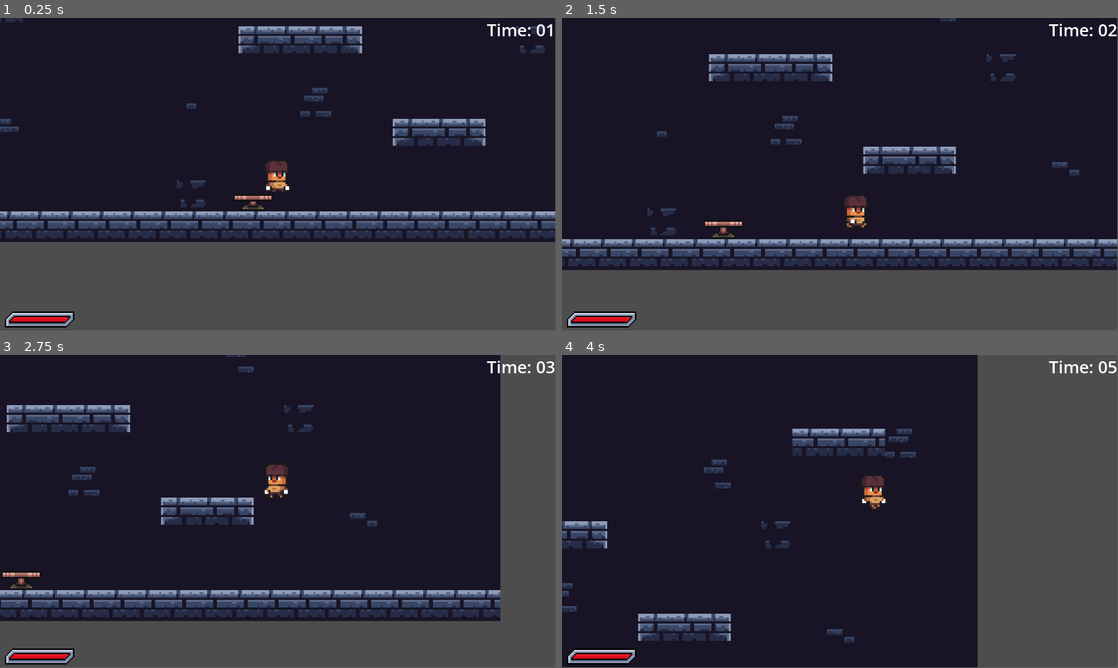
Above: before the commit, frames 1-4 (two rows, left to right).
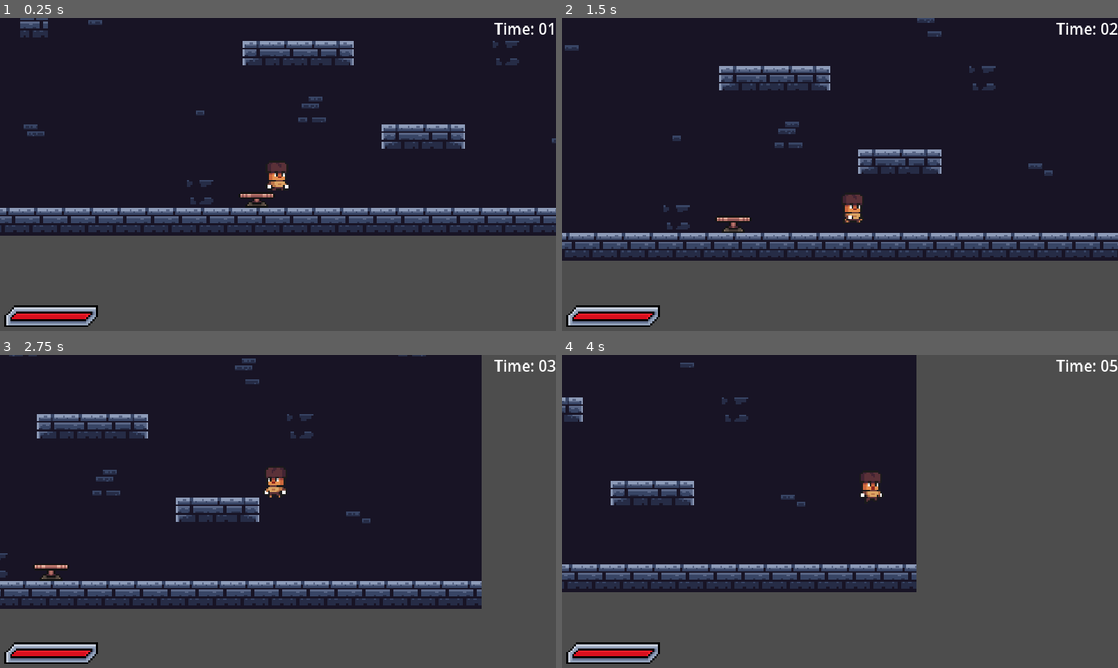
Above: after the commit, the same moments.

Repository: AlecF206/GameOff2024
Game: Godot game, scene res://scenes/level.tscn
The game is run twice, just before and just after one commit, with the same random seed, the same clock (stepped at 60 frames per second) and the same inputs.
Inputs (mouse positions are in pixels of both pictures, inside the frame that each line leads up to):
- Up to frame 1 (0.25 s): no input
- Up to frame 2 (1.5 s): move the mouse to (962, 158) at 0.52 s; press the mouse at (962, 158) at 0.53 s; hold D (right) from 0.53 s (still down); tap Space (jump) at 0.77, 0.8, 1.07, 1.35 s; move the mouse to (728, 190) at 1.27 s; release the mouse at (728, 190) at 1.28 s
- Up to frame 3 (2.75 s): tap Space (jump) at 1.52, 1.82, 2.3 s; click (166, 527) at 1.55 s; move the mouse to (333, 442) at 2.02 s; release D (right) at 2.03 s; press the mouse at (333, 442) at 2.03 s; hold A (left) from 2.03 s (still down)
- Up to frame 4 (4 s): move the mouse to (812, 574) at 2.77 s; release A (left) at 2.78 s; release the mouse at (812, 574) at 2.78 s; hold D (right) from 2.78 s (still down); click (812, 574) at 2.85 s; tap Space (jump) at 3.02, 3.32, 3.6, 3.77 s; move the mouse to (1006, 558) at 3.52 s
In our replay, the window is 799x449 before the commit and 800x450 after it. These sizes can differ from the game's own. Grey fills any space a smaller window leaves; there, only what the larger window draws over its background counts as a difference.

The runs differ from the first frame. In frame 1, 16% of the frame differs, in the area x 0-100%, y 0-99%; in frame 2, 16%; in frame 3, 18%; in frame 4, 34%, in the area x 0-100%, y 0-100%.

Commit message:
added moving platforms and chests

Diff:
--- a/gameoff/project.godot
+++ b/gameoff/project.godot
@@ -14,6 +14,16 @@
 run/main_scene="res://scenes/level.tscn"
 config/features=PackedStringArray("4.3", "Forward Plus")
 config/icon="res://icon.svg"
+
+[autoload]
+
+Global="*res://scripts/Global.gd"
+
+[display]
+
+window/size/viewport_width=1280
+window/size/viewport_height=720
+window/stretch/mode="canvas_items"
 
 [input]
 
--- a/gameoff/scenes/UIs/game_ui.tscn
+++ b/gameoff/scenes/UIs/game_ui.tscn
@@ -30,8 +30,8 @@
 anchors_preset = 2
 anchor_top = 1.0
 anchor_bottom = 1.0
-offset_top = -48.0
-offset_right = 154.0
+offset_top = -72.0
+offset_right = 226.0
 grow_vertical = 0
 theme_override_constants/margin_left = 10
 
--- /dev/null
+++ b/gameoff/scenes/chest.tscn
@@ -0,0 +1,108 @@
+[gd_scene load_steps=15 format=3 uid="uid://b4sadkto7mfgt"]
+
+[ext_resource type="Texture2D" uid="uid://caywhqji8to4l" path="res://assets/Chests.png" id="1_dkuga"]
+[ext_resource type="Script" path="res://scripts/chest.gd" id="1_hn43d"]
+
+[sub_resource type="AtlasTexture" id="AtlasTexture_ktmju"]
+atlas = ExtResource("1_dkuga")
+region = Rect2(0, 128, 48, 32)
+
+[sub_resource type="AtlasTexture" id="AtlasTexture_4hdni"]
+atlas = ExtResource("1_dkuga")
+region = Rect2(48, 128, 48, 32)
+
+[sub_resource type="AtlasTexture" id="AtlasTexture_h771l"]
+atlas = ExtResource("1_dkuga")
+region = Rect2(96, 128, 48, 32)
+
+[sub_resource type="AtlasTexture" id="AtlasTexture_hgvjd"]
+atlas = ExtResource("1_dkuga")
+region = Rect2(144, 128, 48, 32)
+
+[sub_resource type="AtlasTexture" id="AtlasTexture_sjl87"]
+atlas = ExtResource("1_dkuga")
+region = Rect2(192, 128, 48, 32)
+
+[sub_resource type="AtlasTexture" id="AtlasTexture_j5b7e"]
+atlas = ExtResource("1_dkuga")
+region = Rect2(0, 160, 48, 32)
+
+[sub_resource type="AtlasTexture" id="AtlasTexture_dyx17"]
+atlas = ExtResource("1_dkuga")
+region = Rect2(48, 160, 48, 32)
+
+[sub_resource type="AtlasTexture" id="AtlasTexture_85yk0"]
+atlas = ExtResource("1_dkuga")
+region = Rect2(96, 160, 48, 32)
+
+[sub_resource type="AtlasTexture" id="AtlasTexture_w7rgh"]
+atlas = ExtResource("1_dkuga")
+region = Rect2(144, 160, 48, 32)
+
+[sub_resource type="AtlasTexture" id="AtlasTexture_fggkv"]
+atlas = ExtResource("1_dkuga")
+region = Rect2(192, 160, 48, 32)
+
+[sub_resource type="SpriteFrames" id="SpriteFrames_5a1ct"]
+animations = [{
+"frames": [{
+"duration": 1.0,
+"texture": SubResource("AtlasTexture_ktmju")
+}, {
+"duration": 1.0,
+"texture": SubResource("AtlasTexture_4hdni")
+}, {
+"duration": 1.0,
+"texture": SubResource("AtlasTexture_h771l")
+}, {
+"duration": 1.0,
+"texture": SubResource("AtlasTexture_hgvjd")
+}, {
+"duration": 1.0,
+"texture": SubResource("AtlasTexture_sjl87")
+}],
+"loop": true,
+"name": &"GoldIdle",
+"speed": 5.0
+}, {
+"frames": [{
+"duration": 1.0,
+"texture": SubResource("AtlasTexture_j5b7e")
+}, {
+"duration": 1.0,
+"texture": SubResource("AtlasTexture_dyx17")
+}, {
+"duration": 1.0,
+"texture": SubResource("AtlasTexture_85yk0")
+}, {
+"duration": 1.0,
+"texture": SubResource("AtlasTexture_w7rgh")
+}, {
+"duration": 1.0,
+"texture": SubResource("AtlasTexture_fggkv")
+}],
+"loop": false,
+"name": &"GoldOpen",
+"speed": 5.0
+}]
+
+[sub_resource type="CircleShape2D" id="CircleShape2D_spv37"]
+radius = 87.2066
+
+[node name="Chest" type="Area2D"]
+collision_layer = 0
+collision_mask = 2
+script = ExtResource("1_hn43d")
+
+[node name="AnimatedSprite2D" type="AnimatedSprite2D" parent="."]
+position = Vector2(32, -19)
+scale = Vector2(4, 4)
+sprite_frames = SubResource("SpriteFrames_5a1ct")
+animation = &"GoldOpen"
+autoplay = "GoldIdle"
+
+[node name="CollisionShape2D" type="CollisionShape2D" parent="."]
+visible = false
+shape = SubResource("CircleShape2D_spv37")
+
+[connection signal="body_entered" from="." to="." method="_on_body_entered"]
--- a/gameoff/scenes/jumper_trap.tscn
+++ b/gameoff/scenes/jumper_trap.tscn
@@ -84,6 +84,7 @@
 script = ExtResource("1_87yur")
 
 [node name="AnimatedSprite2D" type="AnimatedSprite2D" parent="."]
+position = Vector2(0.5, 0)
 sprite_frames = SubResource("SpriteFrames_nnb4s")
 animation = &"Jump"
 
--- a/gameoff/scenes/level.tscn
+++ b/gameoff/scenes/level.tscn
@@ -1,10 +1,12 @@
-[gd_scene load_steps=8 format=4 uid="uid://6wg1xi2yrns5"]
+[gd_scene load_steps=10 format=4 uid="uid://6wg1xi2yrns5"]
 
 [ext_resource type="Texture2D" uid="uid://ccs4xa8vottg1" path="res://assets/PlatformerDungeonSet.png" id="1_2xk2h"]
 [ext_resource type="PackedScene" uid="uid://xa0sifmfniyq" path="res://scenes/player.tscn" id="2_svmhi"]
 [ext_resource type="PackedScene" uid="uid://tir36f347sf6" path="res://scenes/jumper_trap.tscn" id="3_v5l1n"]
 [ext_resource type="PackedScene" uid="uid://c5atmep03w6bv" path="res://scenes/spike_trap.tscn" id="4_e0ryh"]
+[ext_resource type="PackedScene" uid="uid://tu6tcmfyhqde" path="res://scenes/moving_platform.tscn" id="5_1hd7q"]
 [ext_resource type="PackedScene" uid="uid://dss2cd5nrow1k" path="res://scenes/speed_altar.tscn" id="5_dvarl"]
+[ext_resource type="PackedScene" uid="uid://b4sadkto7mfgt" path="res://scenes/chest.tscn" id="7_x57sp"]
 
 [sub_resource type="TileSetAtlasSource" id="TileSetAtlasSource_5m3dd"]
 texture = ExtResource("1_2xk2h")
@@ -197,6 +199,15 @@
 position = Vector2(-2240, -592)
 player = NodePath("../../Player")
 
-[node name="SpeedAltar" parent="." node_paths=PackedStringArray("player") instance=ExtResource("5_dvarl")]
+[node name="MovingPlatform" parent="Traps" instance=ExtResource("5_1hd7q")]
+end_wait_time = 1
+
+[node name="Secrets" type="Node2D" parent="."]
+
+[node name="SpeedAltar" parent="Secrets" node_paths=PackedStringArray("player") instance=ExtResource("5_dvarl")]
 position = Vector2(-800, 416)
-player = NodePath("../Player")
+player = NodePath("../../Player")
+
+[node name="Chest" parent="Secrets" instance=ExtResource("7_x57sp")]
+position = Vector2(-2935, -879)
+flip = true
--- /dev/null
+++ b/gameoff/scenes/moving_platform.tscn
@@ -0,0 +1,98 @@
+[gd_scene load_steps=15 format=3 uid="uid://tu6tcmfyhqde"]
+
+[ext_resource type="Script" path="res://scripts/moving_platform.gd" id="1_d6gby"]
+[ext_resource type="Texture2D" uid="uid://dtp4rfdx6h7mi" path="res://assets/DungeonTraps/Moving Platfrom_A.png" id="1_px707"]
+
+[sub_resource type="AtlasTexture" id="AtlasTexture_by77d"]
+atlas = ExtResource("1_px707")
+region = Rect2(0, 0, 32, 8)
+
+[sub_resource type="AtlasTexture" id="AtlasTexture_64xix"]
+atlas = ExtResource("1_px707")
+region = Rect2(32, 0, 32, 8)
+
+[sub_resource type="AtlasTexture" id="AtlasTexture_m2p3b"]
+atlas = ExtResource("1_px707")
+region = Rect2(64, 0, 32, 8)
+
+[sub_resource type="AtlasTexture" id="AtlasTexture_4pa1s"]
+atlas = ExtResource("1_px707")
+region = Rect2(96, 0, 32, 8)
+
+[sub_resource type="AtlasTexture" id="AtlasTexture_pxex2"]
+atlas = ExtResource("1_px707")
+region = Rect2(128, 0, 32, 8)
+
+[sub_resource type="AtlasTexture" id="AtlasTexture_xad2k"]
+atlas = ExtResource("1_px707")
+region = Rect2(160, 0, 32, 8)
+
+[sub_resource type="AtlasTexture" id="AtlasTexture_lddwu"]
+atlas = ExtResource("1_px707")
+region = Rect2(192, 0, 32, 8)
+
+[sub_resource type="AtlasTexture" id="AtlasTexture_0rdbp"]
+atlas = ExtResource("1_px707")
+region = Rect2(224, 0, 32, 8)
+
+[sub_resource type="AtlasTexture" id="AtlasTexture_fa2ve"]
+atlas = ExtResource("1_px707")
+region = Rect2(256, 0, 32, 8)
+
+[sub_resource type="AtlasTexture" id="AtlasTexture_b0n4o"]
+atlas = ExtResource("1_px707")
+region = Rect2(288, 0, 32, 8)
+
+[sub_resource type="SpriteFrames" id="SpriteFrames_tglc8"]
+animations = [{
+"frames": [{
+"duration": 1.0,
+"texture": SubResource("AtlasTexture_by77d")
+}, {
+"duration": 1.0,
+"texture": SubResource("AtlasTexture_64xix")
+}, {
+"duration": 1.0,
+"texture": SubResource("AtlasTexture_m2p3b")
+}, {
+"duration": 1.0,
+"texture": SubResource("AtlasTexture_4pa1s")
+}, {
+"duration": 1.0,
+"texture": SubResource("AtlasTexture_pxex2")
+}, {
+"duration": 1.0,
+"texture": SubResource("AtlasTexture_xad2k")
+}, {
+"duration": 1.0,
+"texture": SubResource("AtlasTexture_lddwu")
+}, {
+"duration": 1.0,
+"texture": SubResource("AtlasTexture_0rdbp")
+}, {
+"duration": 1.0,
+"texture": SubResource("AtlasTexture_fa2ve")
+}, {
+"duration": 1.0,
+"texture": SubResource("AtlasTexture_b0n4o")
+}],
+"loop": true,
+"name": &"default",
+"speed": 5.0
+}]
+
+[sub_resource type="RectangleShape2D" id="RectangleShape2D_4i41m"]
+size = Vector2(26, 5)
+
+[node name="MovingPlatform" type="StaticBody2D"]
+scale = Vector2(4, 4)
+collision_mask = 0
+script = ExtResource("1_d6gby")
+
+[node name="AnimatedSprite2D" type="AnimatedSprite2D" parent="."]
+sprite_frames = SubResource("SpriteFrames_tglc8")
+frame_progress = 0.806617
+
+[node name="CollisionShape2D" type="CollisionShape2D" parent="."]
+position = Vector2(0, -1.5)
+shape = SubResource("RectangleShape2D_4i41m")
--- a/gameoff/scenes/player.tscn
+++ b/gameoff/scenes/player.tscn
@@ -599,8 +599,9 @@
 scale = Vector2(4, 4)
 collision_layer = 2
 script = ExtResource("1_yq2yk")
-acceleration = 800
+acceleration = 1000
 decceleration = 1200
+jump_velocity = -500.0
 gravity = Vector2(0, 1000)
 
 [node name="AnimatedSprite2D" type="AnimatedSprite2D" parent="."]
--- /dev/null
+++ b/gameoff/scripts/Global.gd
@@ -0,0 +1,4 @@
+extends Node
+
+var secrets_found := 0
+var heart_parts := 0
--- /dev/null
+++ b/gameoff/scripts/chest.gd
@@ -0,0 +1,17 @@
+extends Area2D
+
+@onready var sprite: AnimatedSprite2D = $AnimatedSprite2D
+
+@export var flip := false
+
+func _ready() -> void:
+	if flip:
+		sprite.flip_h = true
+
+func _on_body_entered(_body: Node2D) -> void:
+	sprite.play("GoldOpen")
+	$CollisionShape2D.queue_free()
+	Global.heart_parts += 1
+	Global.secrets_found += 1
+	await sprite.animation_finished
+	queue_free()
--- /dev/null
+++ b/gameoff/scripts/moving_platform.gd
@@ -0,0 +1,19 @@
+extends StaticBody2D
+
+@export var move_distance := Vector2(500, 0)
+@export var end_wait_time := 0
+@export var move_time := 3
+
+func _ready() -> void:
+	move()
+
+func move():
+	var tween = get_tree().create_tween()
+	tween.tween_property(self, "global_position", global_position + move_distance, move_time)
+	await tween.finished
+	await get_tree().create_timer(end_wait_time, false).timeout
+	tween = get_tree().create_tween()
+	tween.tween_property(self, "global_position", global_position - move_distance, move_time)
+	await tween.finished
+	await get_tree().create_timer(end_wait_time, false).timeout
+	move()
--- a/gameoff/scripts/player.gd
+++ b/gameoff/scripts/player.gd
@@ -27,12 +27,18 @@
 	health = max_health
 
 func _physics_process(delta: float) -> void:
+	if jump_buffer_counter > 0:
+		jump_buffer_counter -= delta
+
 	if not is_on_floor():
 		velocity += gravity * delta
 		if velocity.y > max_fall_speed:
 			velocity.y = max_fall_speed
 
 	if Input.is_action_just_pressed("jump"):
+		jump_buffer_counter = jump_buffer_time
+
+	if jump_buffer_counter > 0:
 		if is_on_floor() or !coyote_timer.is_stopped():
 			velocity.y = jump_velocity
 			sprite.play("Jump")
--- a/gameoff/scripts/speed_altar.gd
+++ b/gameoff/scripts/speed_altar.gd
@@ -11,6 +11,7 @@
 	if player in get_overlapping_bodies() and event.is_action_pressed("activate") and !activated:
 		player.speed += 100
 		activated = true
+		Global.secrets_found += 1
 		$AnimationPlayer.play("activate")
 		for i in particles:
 			i.emitting = false
Binary file added: gameoff/assets/Chests.png
Not shown, added: gameoff/assets/Chests.png.import
